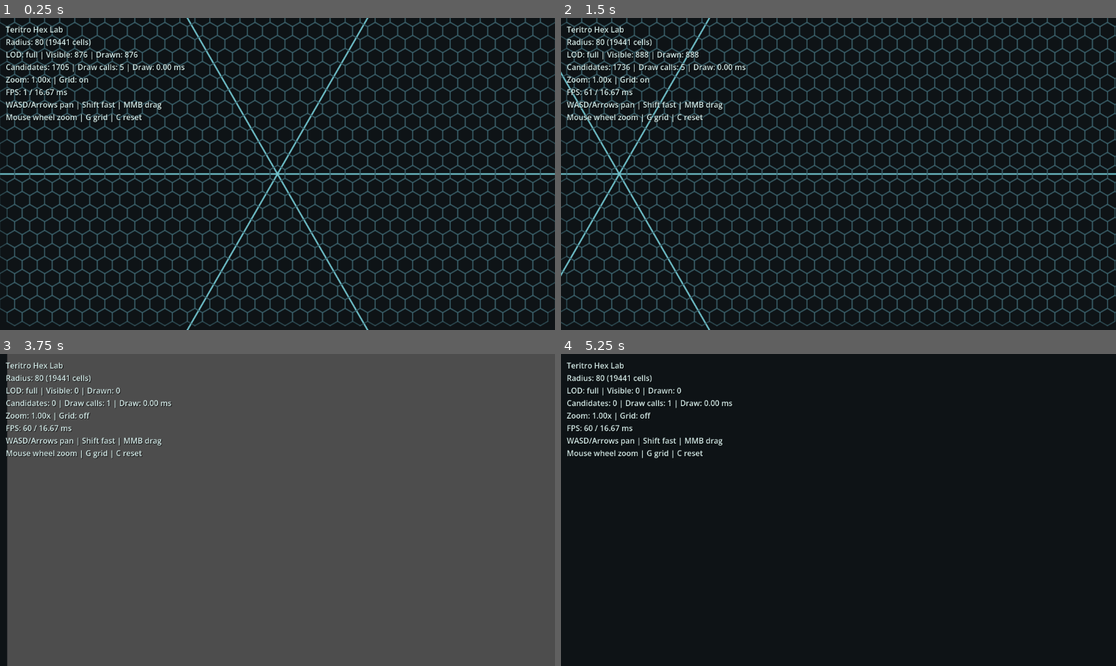
Above: before the commit, frames 1-4 (two rows, left to right).
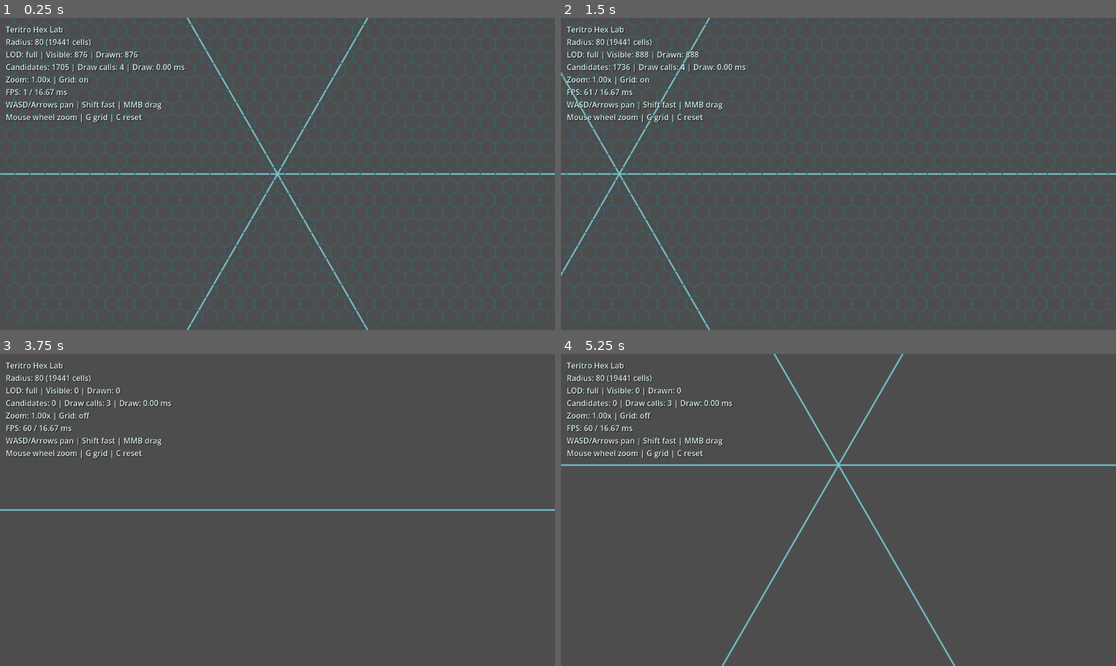
Above: after the commit, the same moments.

Repository: Kanturna/teritro
Game: Godot game, scene res://scenes/hex_lab.tscn
Same seed, same stepped clock (60 frames per second), same inputs: the game is played once before the commit and once after it.
Inputs (mouse positions are in pixels of both pictures, inside the frame that each line leads up to):
- Up to frame 1 (0.25 s): no input
- Up to frame 2 (1.5 s): tap Enter at 0.5 s; move the mouse to (960, 158) at 0.52 s; hold D 0.53-1.25 s; tap C at 0.6 s; click (960, 158) at 0.67 s; drag from (727, 189) to (810, 236) at 1.27 s
- Up to frame 3 (3.75 s): tap Space at 2 s; move the mouse to (333, 441) at 2.02 s; hold D 2.03-2.75 s; hold Shift 2.03-2.75 s; drag from (249, 572) to (111, 463) at 2.77 s; tap Enter at 3.5 s; move the mouse to (444, 556) at 3.52 s; hold A from 3.53 s (still down); tap G at 3.6 s
- Up to frame 4 (5.25 s): release A at 4.25 s; drag from (672, 463) to (755, 432) at 4.27 s; tap Space at 5 s; move the mouse to (866, 510) at 5.02 s; hold S from 5.03 s (still down); tap C at 5.1 s; click (866, 510) at 5.17 s

The runs differ from the first frame. In frame 1, 86% of the frame differs, in the area x 0-100%, y 0-100%; in frame 2, 86%; in frame 3, 1.9%; in frame 4, 99%.

Commit message:
fix(rendering): correct hex LOD thresholds
WHAT:
- Raises the simple and overview LOD zoom thresholds so zoomed-out views switch earlier to cheaper rendering modes.
- Removes the filled overview polygon from simple LOD to avoid the black/grey background mismatch.
- Adds a smoke-test assertion for the simple LOD mode at mid zoom.

VALIDATION:
- Ran HexGridMath headless tests successfully.
- Ran Hex lab smoke test successfully.
- Loaded the main scene headless successfully.

RISKS:
- Manual visual retest is still useful around zoom 0.38x, 0.50x, 0.75x, and 1.0x.

Diff:
--- a/src/rendering/hex_map_renderer.gd
+++ b/src/rendering/hex_map_renderer.gd
@@ -15,8 +15,8 @@
 @export var fill_color := Color(0.055, 0.075, 0.085, 1.0)
 @export var outline_color := Color(0.23, 0.38, 0.42, 0.7)
 @export var axis_color := Color(0.45, 0.78, 0.82, 0.95)
-@export var simple_lod_zoom := 0.55
-@export var overview_lod_zoom := 0.35
+@export var simple_lod_zoom := 0.75
+@export var overview_lod_zoom := 0.5
 @export var grid_visible := true:
 	set(value):
 		grid_visible = value
@@ -99,8 +99,8 @@
 		_draw_ms = float(Time.get_ticks_usec() - start_usec) / 1000.0
 		return
 
-	_draw_overview_fill()
 	if not grid_visible:
+		_draw_axis_lines()
 		_draw_ms = float(Time.get_ticks_usec() - start_usec) / 1000.0
 		return
 
--- a/tests/headless/hex_lab_smoke_test.gd
+++ b/tests/headless/hex_lab_smoke_test.gd
@@ -29,6 +29,9 @@
 	)
 	_assert_eq(renderer.get_current_lod_mode(), "full", "default zoom LOD")
 
+	camera.zoom = Vector2.ONE * 0.6
+	_assert_eq(renderer.get_current_lod_mode(), "simple", "mid zoom LOD")
+
 	camera.zoom = Vector2.ONE * 0.25
 	_assert_eq(renderer.get_current_lod_mode(), "overview", "min zoom LOD")
 
